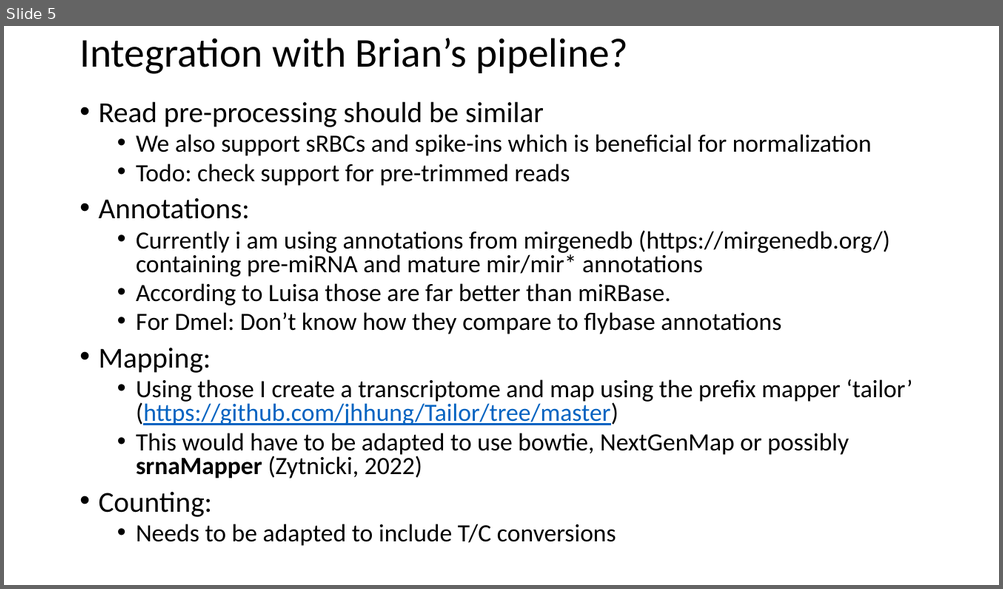
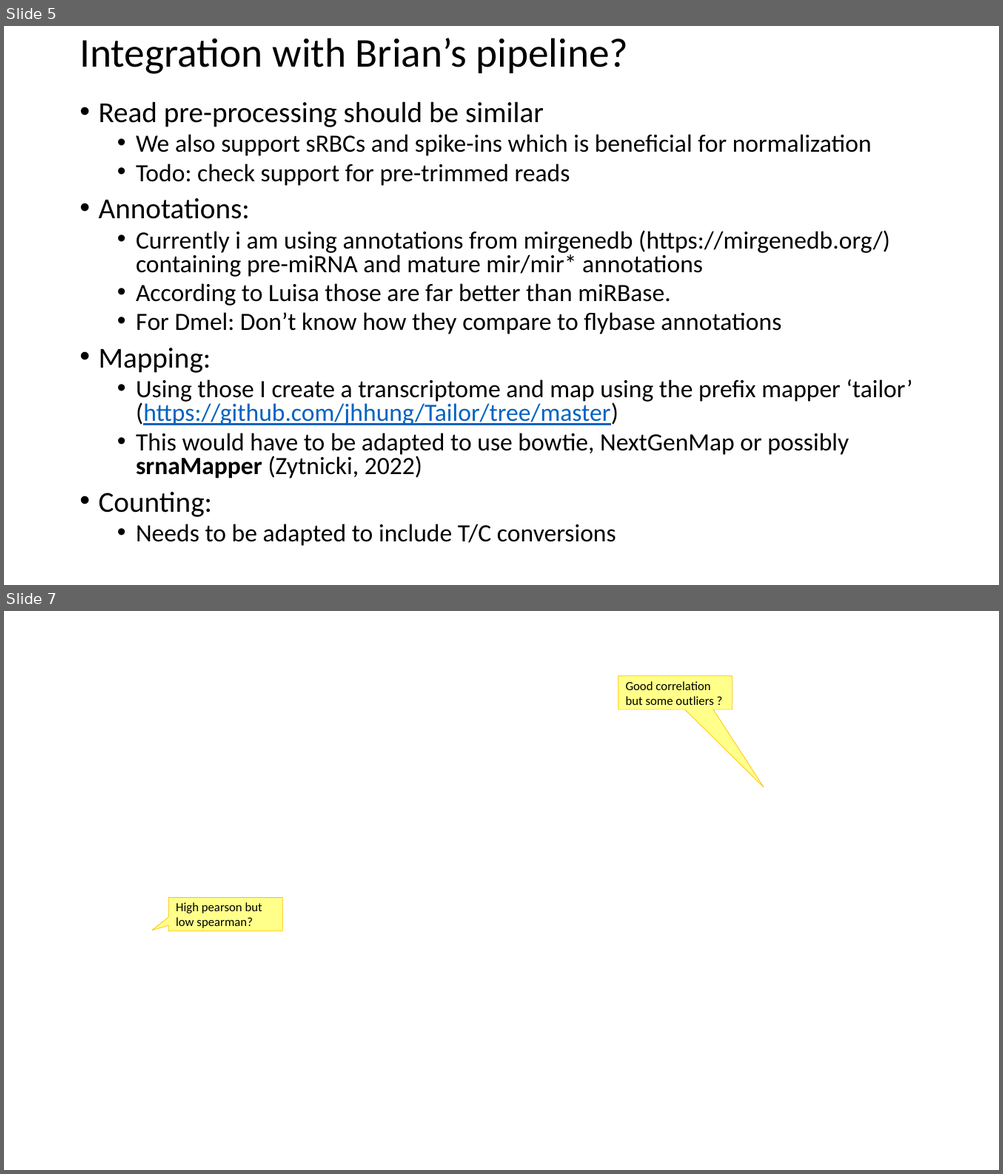
Before and after one commit to popitsch/pysrna, a slide deck: docs/srna_latest.pptx. Shown one above the other, each under a label of ours: slide 5 before the commit, slides 5 and 7 after it; the slides between them are not shown. The pictures are 1003x589 and 1003x1174 pixels, drawn with LibreOffice and Linux fonts; fonts in the diff are those of the drawing; background and template pictures are left out. Boxes give left, top, right and bottom in pixels: in the first picture for what was removed or moved away, otherwise in the second. Text is boxed around its words. In the diff, an @@ line names an element or a change of style, - is before the commit and + after.

```diff
--- a/docs/srna_latest.pptx
+++ b/docs/srna_latest.pptx
@@ slide 7 added at [4,611,999,1170], background picture (left out) @@
@@ speech box added at [618,676,732,709], fill #FFFF00 at 46% opacity, outline #FFC000 0.5 pt, 12 pt, text #000000 @@
+Good correlation but some outliers ?
@@ speech box added at [168,897,282,931], fill #FFFF00 at 46% opacity, outline #FFC000 0.5 pt, 12 pt, text #000000 @@
+High pearson but low spearman?
```
Also in this commit, not shown: 2 other slides added, 1 other file.
